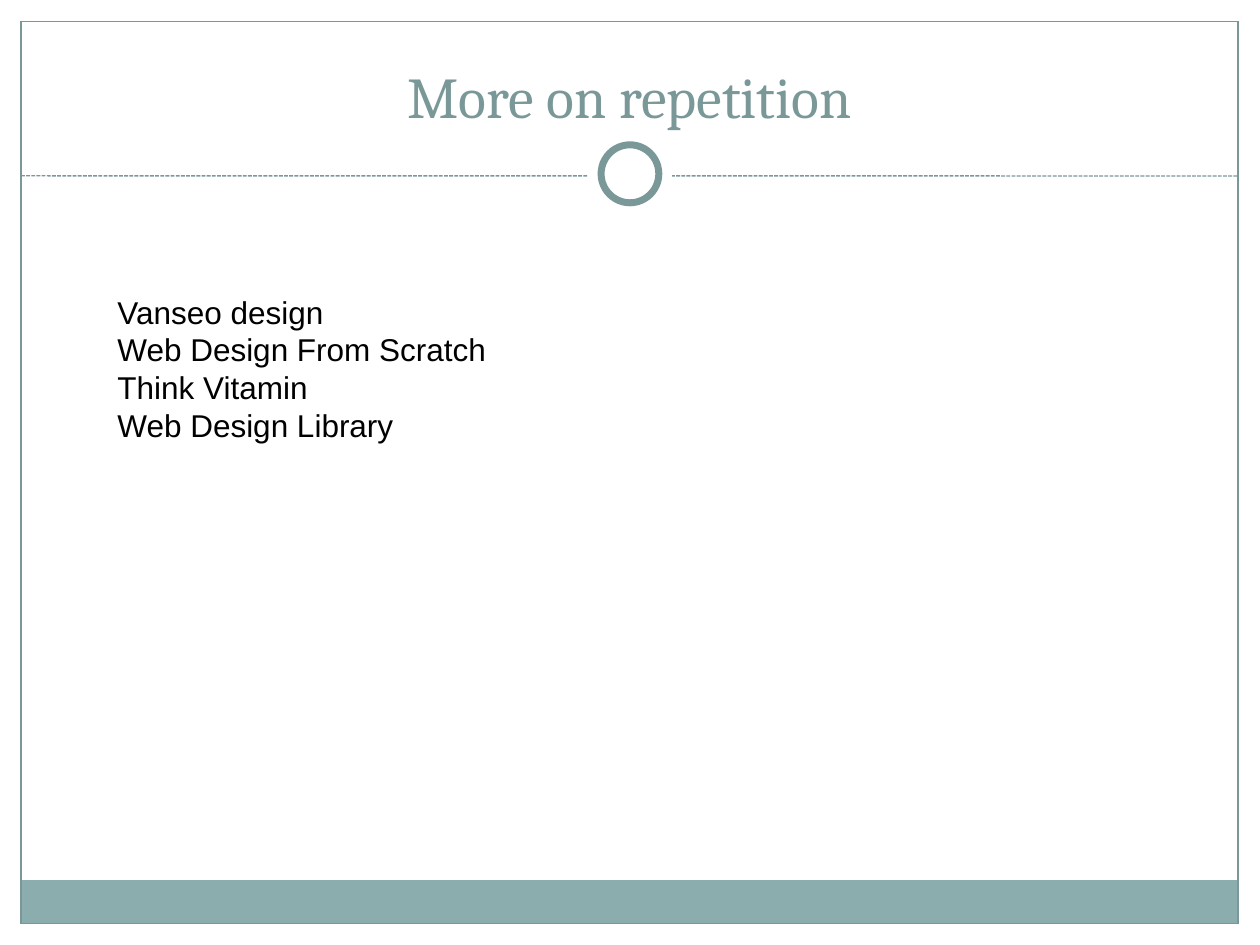
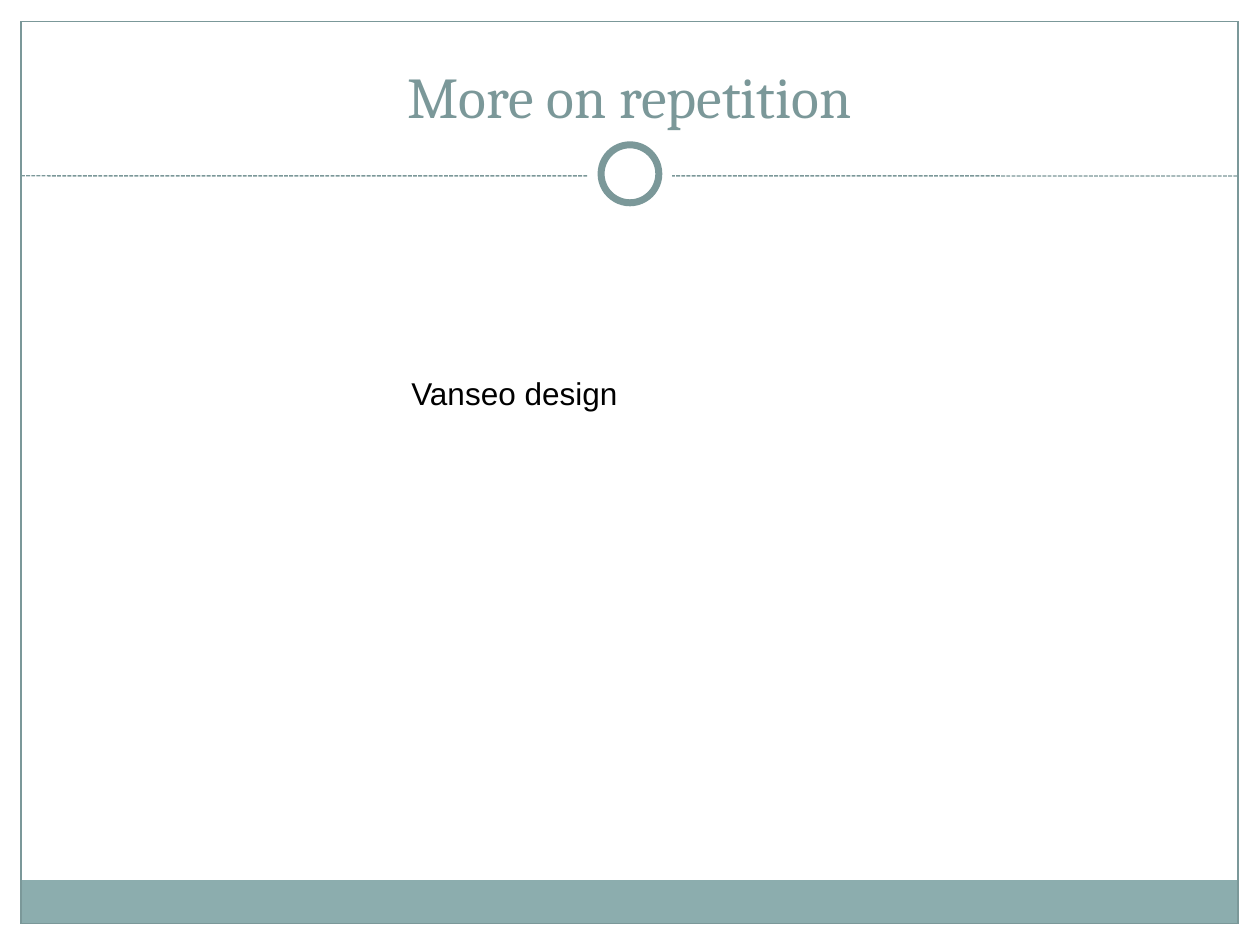
Before and after one commit to arhswebdesign/arhswebdesign.github.io, a slide deck: slide 20 of powerpoint/repetition.ppt. Drawn at 1260x945 pixels with LibreOffice and Linux fonts; fonts in the diff are those of the drawing. Boxes give left, top, right and bottom in pixels: in the first picture for what was removed or moved away, otherwise in the second. Text is boxed around its words. In the diff, an @@ line names an element or a change of style, - is before the commit and + after.

```diff
--- a/powerpoint/repetition.ppt
+++ b/powerpoint/repetition.ppt
@@ text at (117, 338, 486, 443): paragraphs removed @@
-Web Design From Scratch
-Think Vitamin
-Web Design Library
@@ text "Vanseo design": place and size @@
-text "Vanseo design" at (117, 301, 486, 443)
+text "Vanseo design" at (411, 382, 618, 411)
```
Also in this commit, not shown: 3 other slides changed.
